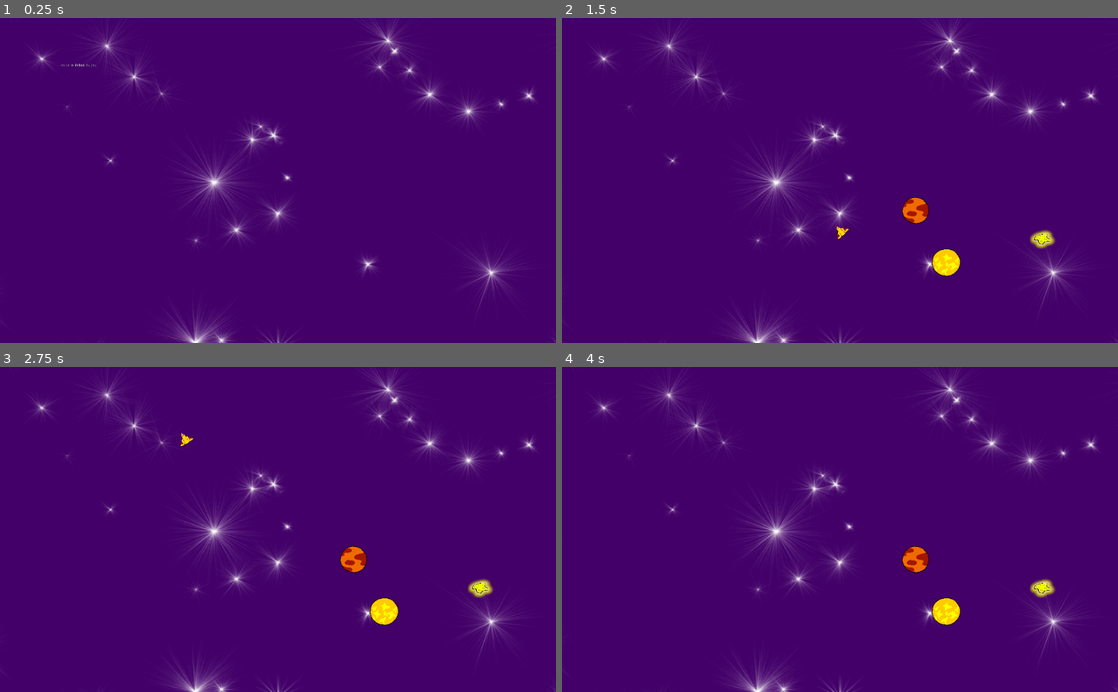
Above: before the commit, frames 1-4 (two rows, left to right).
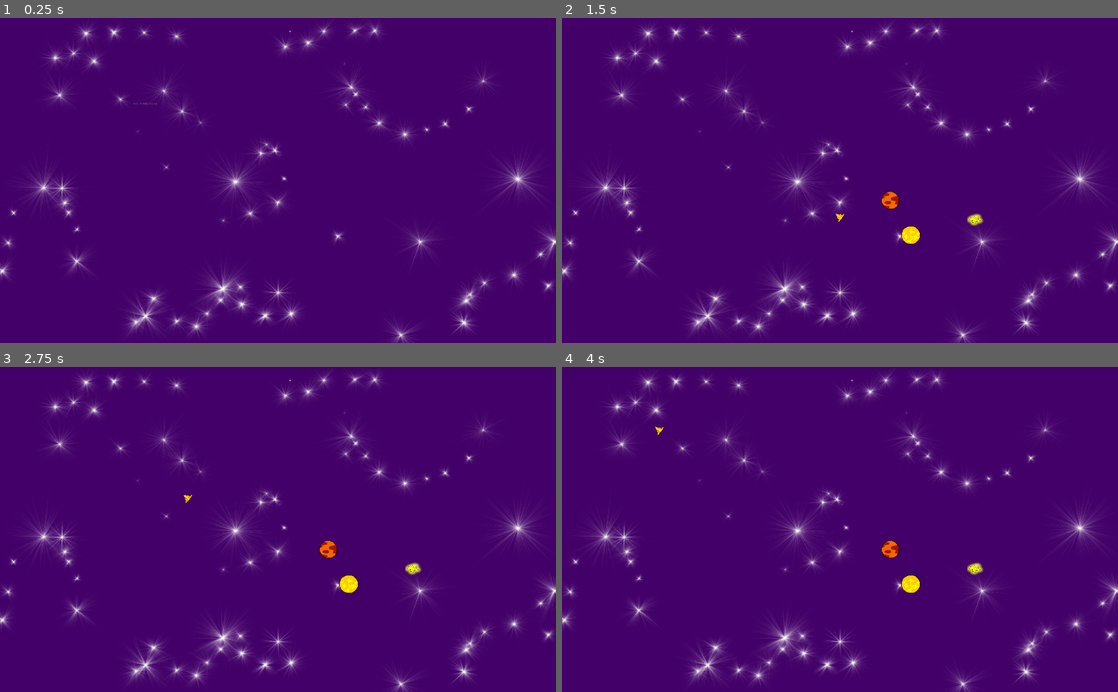
Above: after the commit, the same moments.

Repository: antonindevidal/Lunarium
Game: Godot game, scene res://source/Game.tscn
The game is run twice, just before and just after one commit, with the same random seed, the same clock (stepped at 60 frames per second) and the same inputs.
Inputs (mouse positions are in pixels of both pictures, inside the frame that each line leads up to):
- Up to frame 1 (0.25 s): no input
- Up to frame 2 (1.5 s): tap Enter at 0.5 s; move the mouse to (962, 164) at 0.52 s; click (962, 164) at 0.6 s; tap Space at 1.25 s; move the mouse to (728, 196) at 1.27 s; click (728, 196) at 1.35 s
- Up to frame 3 (2.75 s): move the mouse to (333, 458) at 2.02 s; click (333, 458) at 2.1 s
- Up to frame 4 (4 s): move the mouse to (812, 594) at 2.77 s; click (812, 594) at 2.85 s; move the mouse to (1006, 578) at 3.52 s; click (1006, 578) at 3.6 s

The runs differ from the first frame. In frame 1, 8.0% of the frame differs, in the area x 0-100%, y 0-100%; in frame 2, 9.2%; in frame 3, 9.2%; in frame 4, 9.2%.

Commit message:
Correction resize camera

Diff:
--- a/source/project.godot
+++ b/source/project.godot
@@ -13,11 +13,6 @@
 config/name="GameJam_Spooktober"
 run/main_scene="res://source/Game.tscn"
 config/icon="res://icon.png"
-
-[display]
-
-window/size/resizable=false
-window/size/fullscreen=true
 
 [input]
 
--- a/source/source/Game.gd
+++ b/source/source/Game.gd
@@ -19,10 +19,11 @@
 	if Input.is_action_just_pressed("Exit"):
 		get_tree().quit()
 
-func _myResize():
+func myResize():
 	var ratio = Vector2.ZERO
 	ratio.x = oldWindowSize.x/get_viewport().size.x
 	get_node("Camera2D").zoom.x = get_node("Camera2D").zoom.x*ratio.x
 
 	ratio.y = oldWindowSize.y/get_viewport().size.y
 	get_node("Camera2D").zoom.y = get_node("Camera2D").zoom.y*ratio.y
+	oldWindowSize = get_viewport().size
--- a/source/source/Game.tscn
+++ b/source/source/Game.tscn
@@ -13,7 +13,7 @@
 [node name="Camera2D" type="Camera2D" parent="."]
 position = Vector2( 0, 0.00012207 )
 current = true
-zoom = Vector2( 2, 2 )
+zoom = Vector2( 3, 3 )
 
 [node name="StartMenu" parent="." instance=ExtResource( 3 )]
 margin_left = -1024.0
